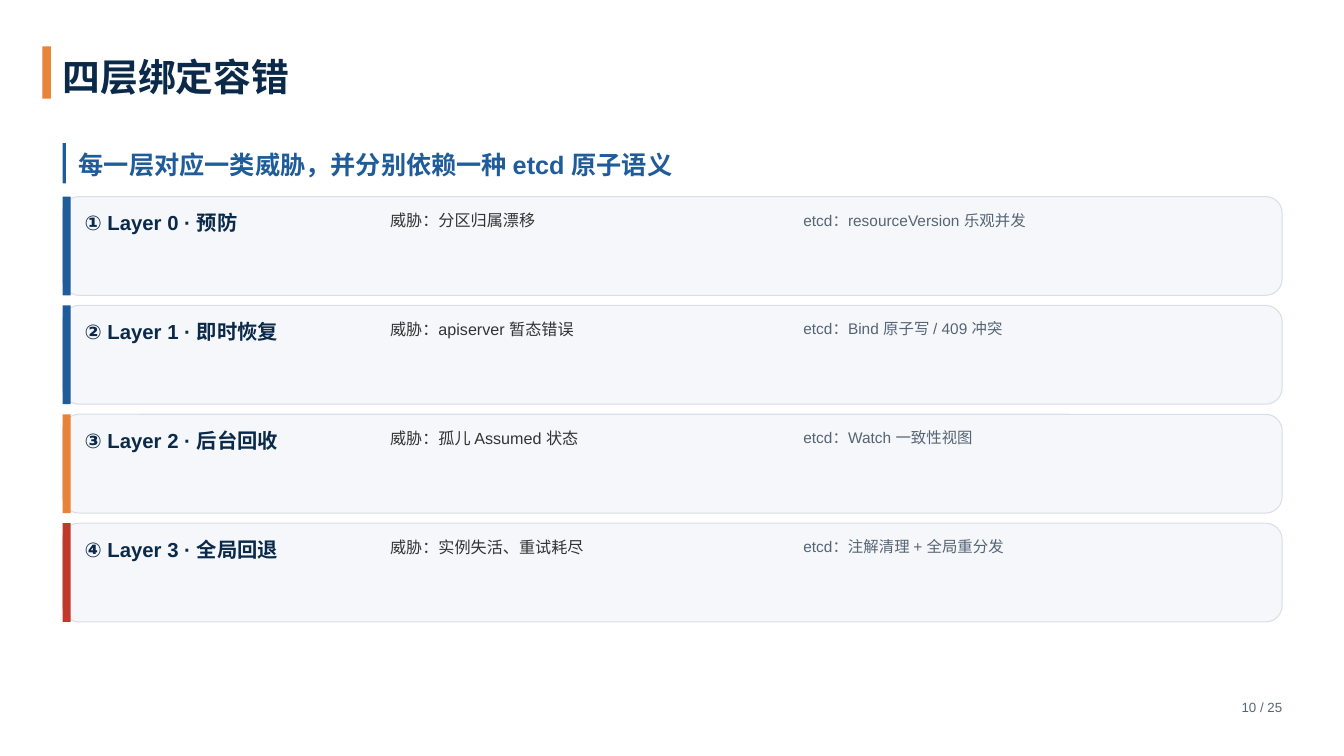
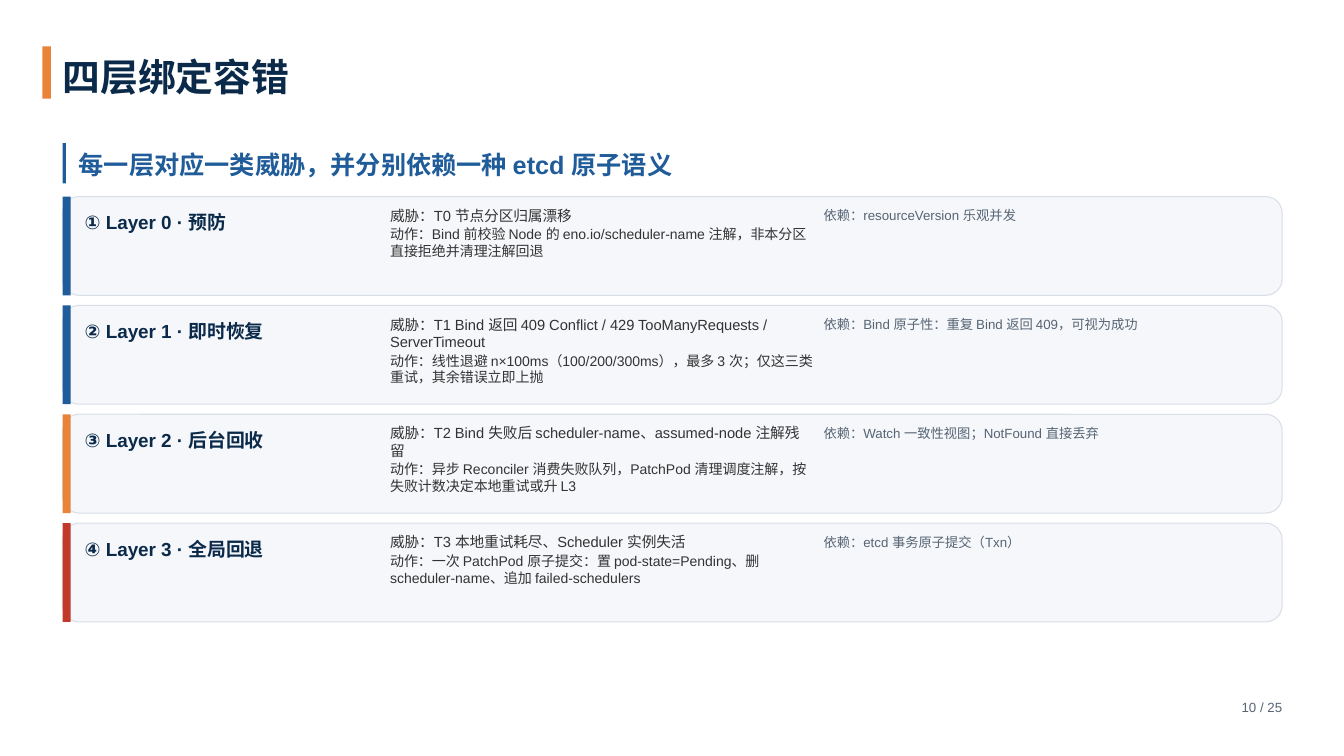
Before and after one commit to tengfei86/godel-scheduler, a slide deck: slide 10 of docs/thesis/defense/答辩PPT-基于etcd的分布式Kubernetes调度器.pptx. Drawn at 1344x756 pixels with LibreOffice and Linux fonts; fonts in the diff are those of the drawing. Boxes give left, top, right and bottom in pixels: in the first picture for what was removed or moved away, otherwise in the second. Text is boxed around its words. In the diff, an @@ line names an element or a change of style, - is before the commit and + after.

```diff
--- a/docs/thesis/defense/答辩PPT-基于etcd的分布式Kubernetes调度器.pptx
+++ b/docs/thesis/defense/答辩PPT-基于etcd的分布式Kubernetes调度器.pptx
@@ text at bbox=[390, 208, 807, 257]: text changed; size 11.5 to 10 pt @@
-威胁：分区归属漂移
+威胁：T0 节点分区归属漂移
+动作：Bind 前校验 Node 的 eno.io/scheduler-name 注解，非本分区直接拒绝并清理注解回退
@@ text at bbox=[824, 209, 1016, 221]: text changed; size 11 to 9.5 pt @@
-etcd：resourceVersion 乐观并发
+依赖：resourceVersion 乐观并发
@@ text at bbox=[390, 317, 813, 383]: text changed; size 11.5 to 10.5 pt @@
-威胁：apiserver 暂态错误
+威胁：T1 Bind 返回 409 Conflict / 429 TooManyRequests / ServerTimeout
+动作：线性退避 n×100ms（100/200/300ms），最多 3 次；仅这三类重试，其余错误立即上抛
@@ text at bbox=[824, 318, 1138, 330]: text changed; size 11 to 9.5 pt @@
-etcd：Bind 原子写 / 409 冲突
+依赖：Bind 原子性：重复 Bind 返回 409，可视为成功
@@ text at bbox=[390, 425, 807, 492]: text changed; size 11.5 to 10 pt @@
-威胁：孤儿 Assumed 状态
+威胁：T2 Bind 失败后 scheduler-name、assumed-node 注解残留
+动作：异步 Reconciler 消费失败队列，PatchPod 清理调度注解，按失败计数决定本地重试或升 L3
@@ text at bbox=[824, 427, 1099, 440]: text changed; size 11 to 9.5 pt @@
-etcd：Watch 一致性视图
+依赖：Watch 一致性视图；NotFound 直接丢弃
@@ size 14.5 to 13.5 pt in 4 elements at bbox=[85, 213, 226, 233], bbox=[85, 322, 263, 342], bbox=[85, 430, 263, 451], bbox=[85, 540, 263, 560] @@
@@ text at bbox=[390, 534, 759, 584]: text changed; size 11.5 to 10 pt @@
-威胁：实例失活、重试耗尽
+威胁：T3 本地重试耗尽、Scheduler 实例失活
+动作：一次 PatchPod 原子提交：置 pod-state=Pending、删 scheduler-name、追加 failed-schedulers
@@ text at bbox=[824, 536, 1020, 548]: text changed; size 11 to 9.5 pt @@
-etcd：注解清理 + 全局重分发
+依赖：etcd 事务原子提交（Txn）
```
Also in this commit, not shown: 2 other files.
